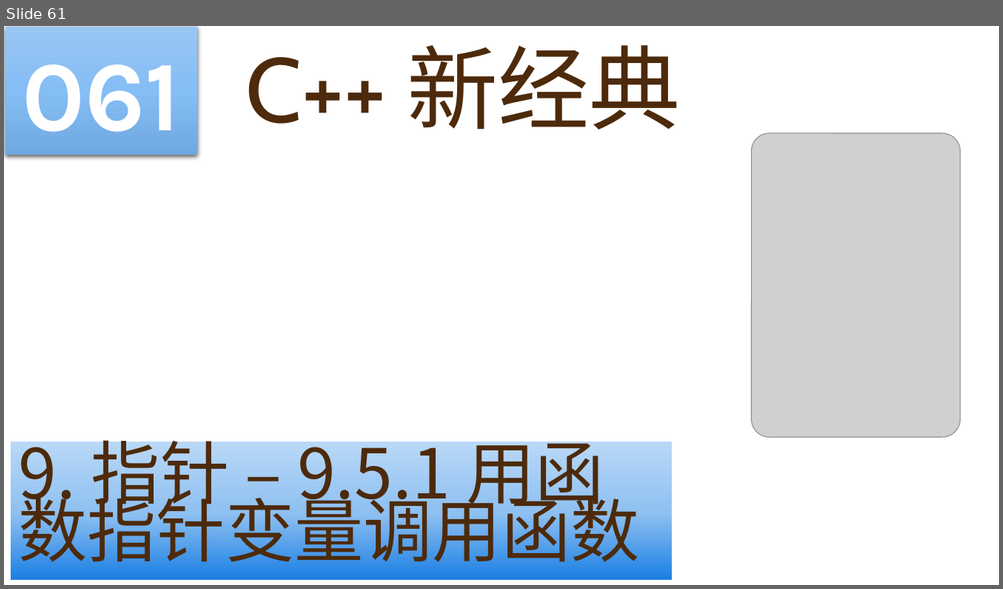
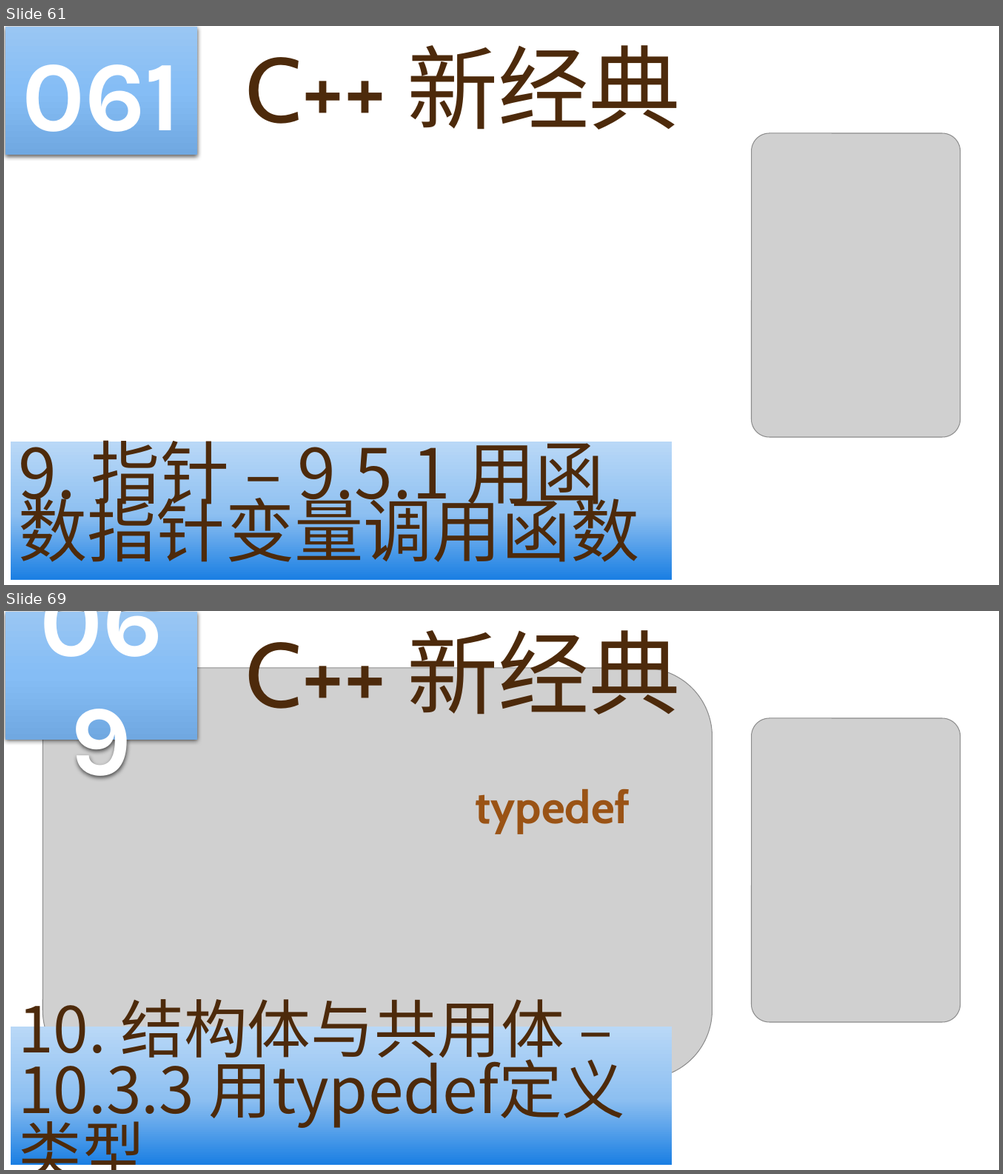
Before and after one commit to yasenstar/learn_cpp, a slide deck: cpp_new/C++ 新经典.pptx. Shown one above the other, each under a label of ours: slide 61 before the commit, slides 61 and 69 after it; the slides between them are not shown. The pictures are 1003x589 and 1003x1174 pixels, drawn with LibreOffice and Linux fonts; fonts in the diff are those of the drawing; grey boxes stand for pictures; background and template pictures are left out. Boxes give left, top, right and bottom in pixels: in the first picture for what was removed or moved away, otherwise in the second. Text is boxed around its words. In the diff, an @@ line names an element or a change of style, - is before the commit and + after.

```diff
--- a/cpp_new/C++ 新经典.pptx
+++ b/cpp_new/C++ 新经典.pptx
@@ slide 69 added at <box>4,611,999,1170</box>, background picture (left out) @@
@@ rectangle added at <box>5,612,197,740</box>, fill gradient #9AC6F4 to #86BEF6 to #70A9E1, 96 pt, text #FFFFFF, bold @@
+069
@@ title added at <box>246,614,680,715</box>, 88 pt, text #4D2A0B @@
+C++ 新经典
@@ picture added at <box>42,668,712,1079</box> @@
@@ picture added at <box>751,718,961,1023</box> @@
@@ text added at <box>475,789,630,834</box>, 44 pt, text #9A5315, bold @@
+typedef
@@ rectangle added at <box>11,1028,671,1165</box>, fill gradient #1B7FE3 to #8EC0F1 to #B9D8F7, 61.2 pt, text #4D2A0B @@
+10. 结构体与共用体 – 10.3.3 用typedef定义类型
```
Also in this commit, not shown: 7 other slides added, 5 other files.
